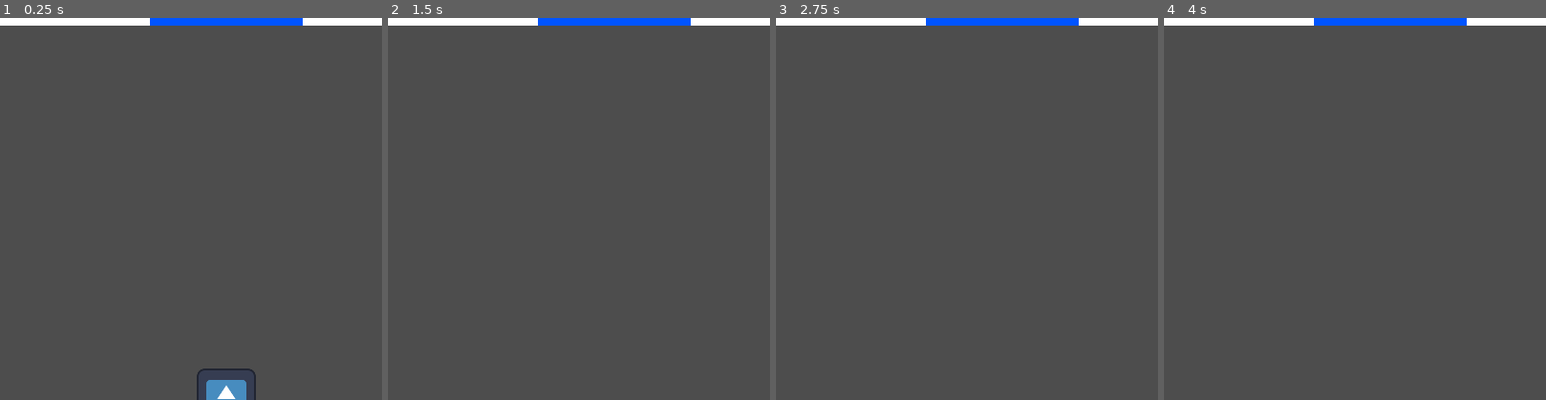
Above: before the commit, frames 1-4 (left to right).
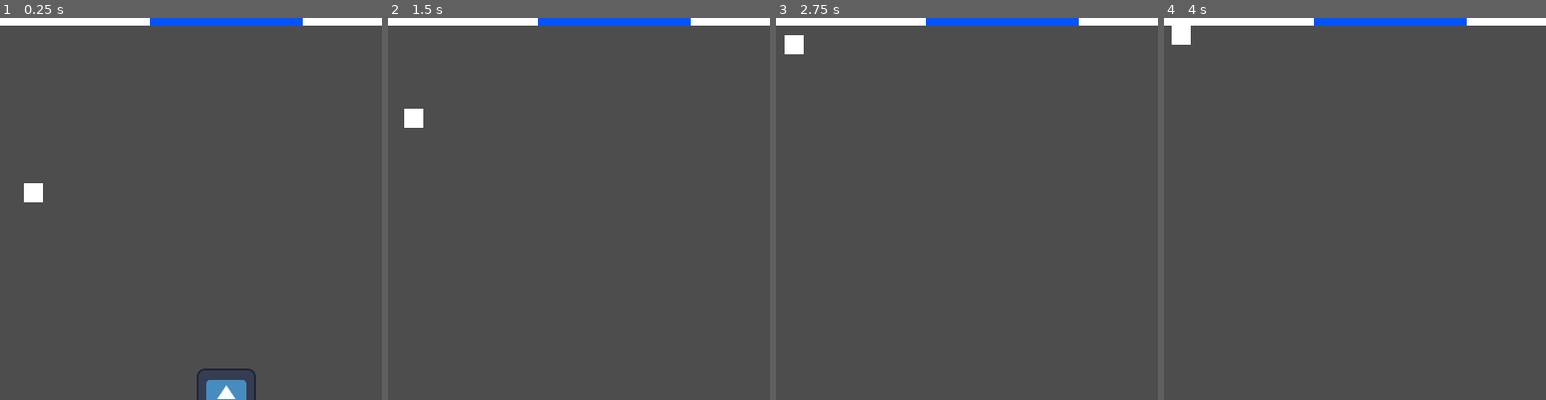
Above: after the commit, the same moments.

Repository: secretly2midgets/frenjam_2025
Game: Godot game, scene res://levels/test_level.tscn
Same seed, same stepped clock (60 frames per second), same inputs: the game is played once before the commit and once after it. The engine's default icon, where the game draws it, is replaced by a stand-in: a white triangle on a blue panel in a dark square.
Inputs:
- Up to frame 1 (0.25 s): no input
- Up to frame 2 (1.5 s): hold D (move_right) 0.53-1.28 s; hold S (move_down) from 1.28 s (still down)
- Up to frame 3 (2.75 s): release S (move_down) at 2.03 s; hold D (move_right) from 2.03 s (still down)
- Up to frame 4 (4 s): release D (move_right) at 2.78 s; hold W (move_up) 2.78-3.53 s; hold A (move_left) from 3.53 s (still down)
The pictures show only the part of the screen within x 20-70%, y 0-50%; the shares and areas given below are measured in that part.

The runs differ from the first frame. In frame 1, 0.2% of the frame differs, in the area x 6-12%, y 43-49%; in frame 2, 0.2%; in frame 3, 0.2%; in frame 4, 0.2%.

Commit message:
Added a basic default enemy that just moves in a random direction

Diff:
--- a/levels/test_level.tscn
+++ b/levels/test_level.tscn
@@ -1,8 +1,9 @@
-[gd_scene load_steps=4 format=3 uid="uid://1asavwjf8iqe"]
+[gd_scene load_steps=5 format=3 uid="uid://1asavwjf8iqe"]
 
 [ext_resource type="PackedScene" uid="uid://cyki6g1y775vl" path="res://mobs/player/player.tscn" id="1_46lwt"]
 [ext_resource type="Script" uid="uid://damva8cs6qhbt" path="res://levels/test_level.gd" id="1_gmgay"]
 [ext_resource type="PackedScene" uid="uid://4sksn32cf6y6" path="res://objects/wall.tscn" id="2_x25rp"]
+[ext_resource type="PackedScene" uid="uid://bwwhocnkph8ba" path="res://mobs/enemies/default_enemy.tscn" id="4_w7r7j"]
 
 [node name="test_level" type="Node2D"]
 script = ExtResource("1_gmgay")
@@ -83,6 +84,9 @@
 rotation = 1.5708
 scale = Vector2(1, 0.4)
 
+[node name="default_enemy" parent="." instance=ExtResource("4_w7r7j")]
+position = Vector2(200, 200)
+
 [connection signal="level_complete" from="." to="walls/right/gate" method="_on_level_end"]
 [connection signal="level_complete" from="." to="walls/left/gate" method="_on_level_end"]
 [connection signal="level_complete" from="." to="walls/top/gate" method="_on_level_end"]
--- /dev/null
+++ b/mobs/enemies/default_enemy.gd
@@ -0,0 +1,10 @@
+extends RigidBody2D
+
+@export var speed: float = 200
+var direction: Vector2
+
+func _ready() -> void:
+	direction = Vector2(randf_range(-1.0, 1.0), randf_range(-1.0, 1.0))
+
+func _physics_process(delta: float) -> void:
+	move_and_collide(direction*speed*delta)
--- /dev/null
+++ b/mobs/enemies/default_enemy.tscn
@@ -0,0 +1,18 @@
+[gd_scene load_steps=4 format=3 uid="uid://bwwhocnkph8ba"]
+
+[ext_resource type="Script" uid="uid://308mvi1g0m3q" path="res://mobs/enemies/default_enemy.gd" id="1_sko8f"]
+
+[sub_resource type="CanvasTexture" id="CanvasTexture_wsl01"]
+
+[sub_resource type="RectangleShape2D" id="RectangleShape2D_sko8f"]
+
+[node name="default_enemy" type="RigidBody2D"]
+gravity_scale = 0.0
+script = ExtResource("1_sko8f")
+
+[node name="Sprite2D" type="Sprite2D" parent="."]
+scale = Vector2(20, 20)
+texture = SubResource("CanvasTexture_wsl01")
+
+[node name="CollisionShape2D" type="CollisionShape2D" parent="."]
+shape = SubResource("RectangleShape2D_sko8f")
Not shown, added: mobs/enemies/default_enemy.gd.uid
